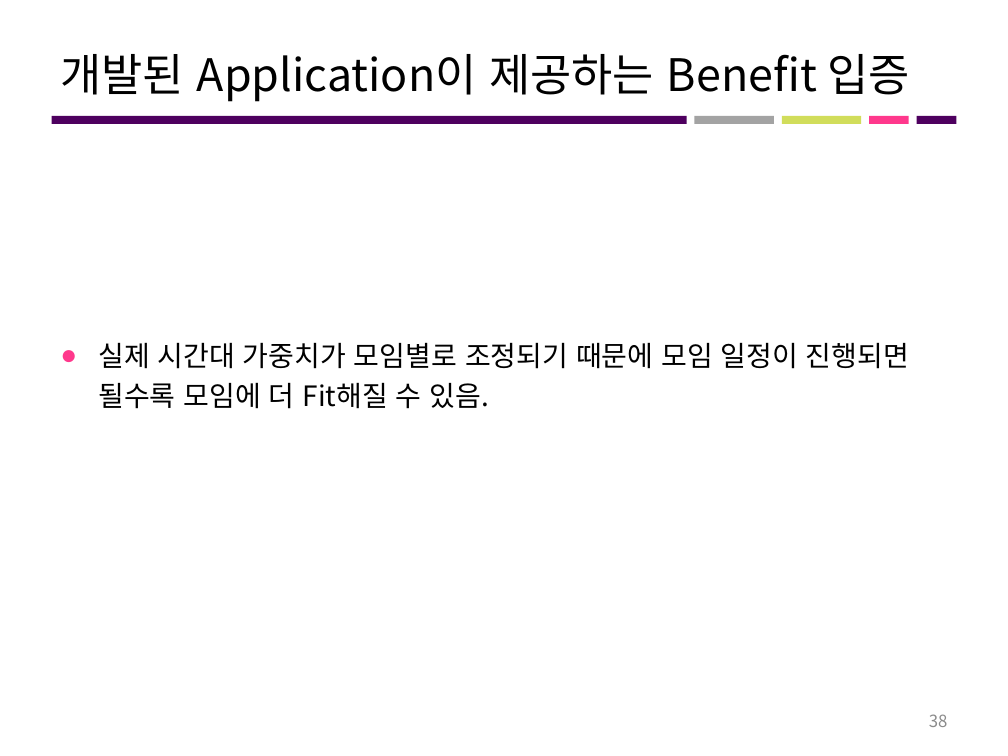
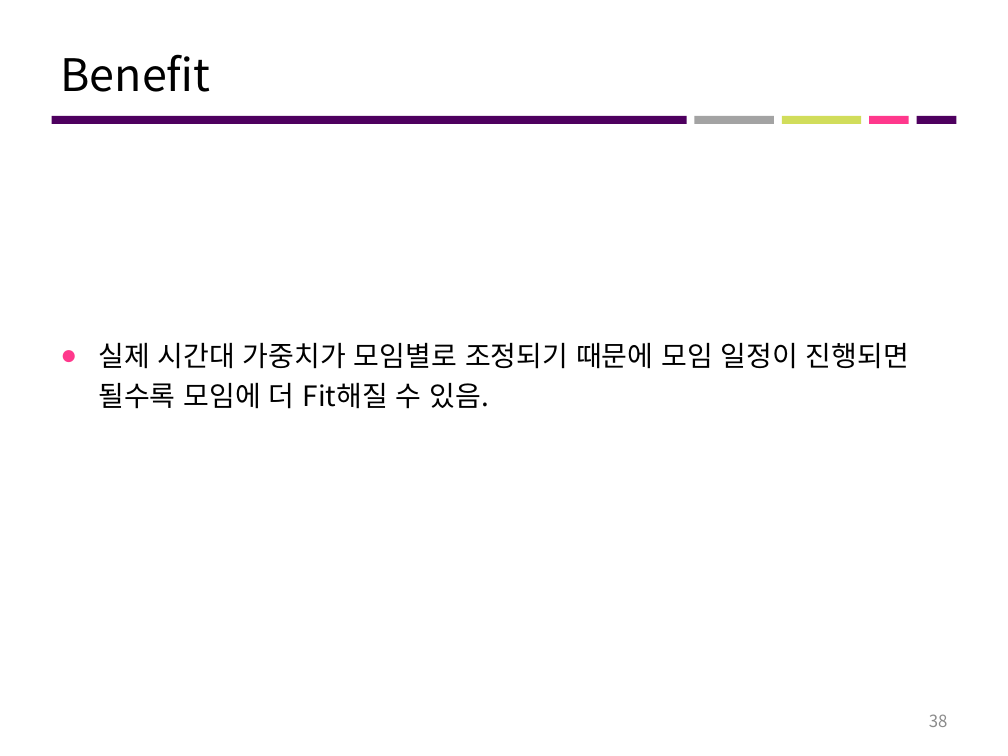
Before and after one commit to 7hong13/FillingGood, a slide deck: slide 38 of 최종산출물/4조 최종결과보고서.pptx. Drawn at 1008x756 pixels with LibreOffice and Linux fonts; fonts in the diff are those of the drawing. Boxes give left, top, right and bottom in pixels: in the first picture for what was removed or moved away, otherwise in the second. Text is boxed around its words. In the diff, an @@ line names an element or a change of style, - is before the commit and + after.

```diff
--- a/최종산출물/4조 최종결과보고서.pptx
+++ b/최종산출물/4조 최종결과보고서.pptx
@@ title at (60, 54, 210, 92): text changed @@
-개발된 Application이 제공하는 Benefit 입증
+Benefit
```
Also in this commit, not shown: 3 other slides changed.
